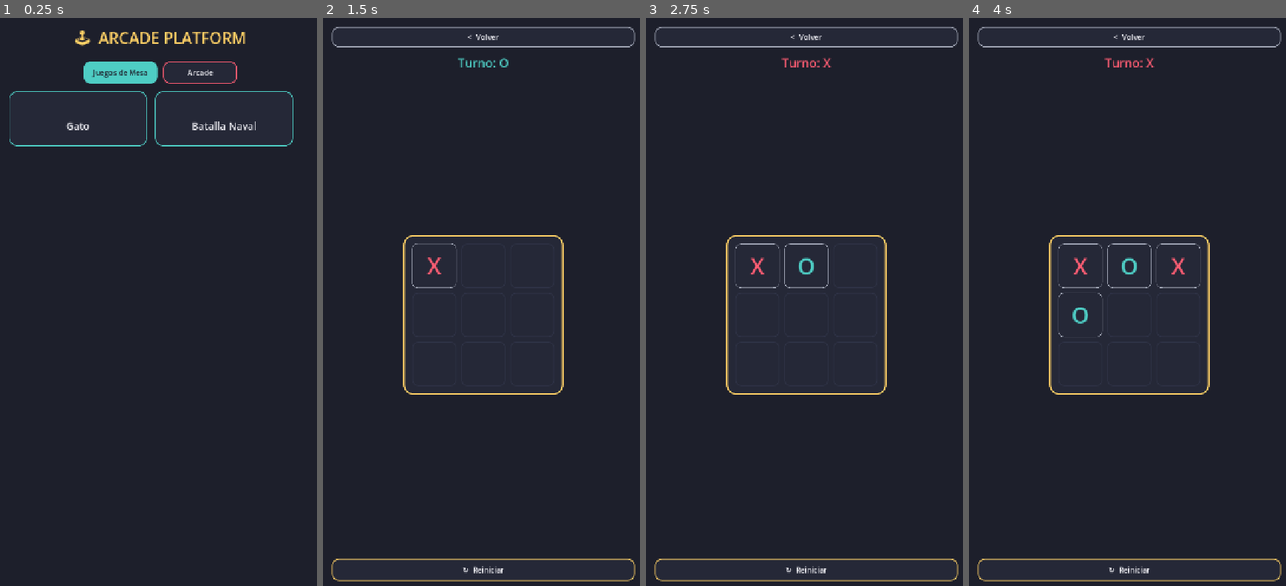
Above: before the commit, frames 1-4 (left to right).
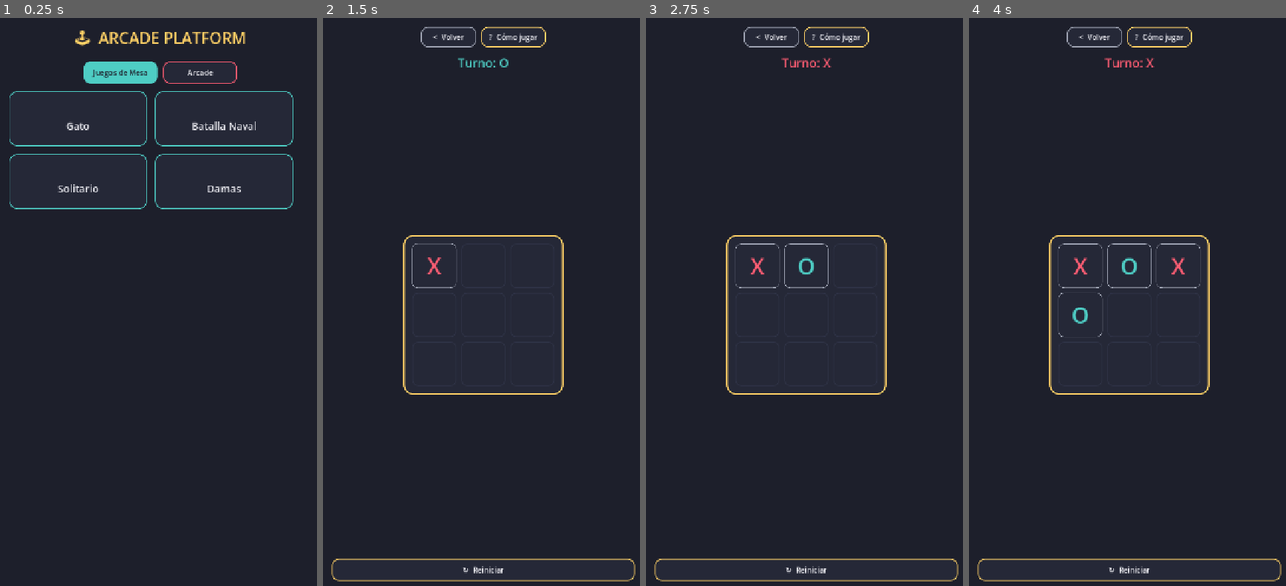
Above: after the commit, the same moments.

Repository: jfrodriguezva/Arcade
Game: Godot game, scene res://core/scenes/hub.tscn
Two runs of this game, one before a commit and one after it. Both use one fixed random seed, a clock stepped at 60 frames per second and the inputs below.
Inputs (mouse positions are in pixels of both pictures, inside the frame that each line leads up to):
- Up to frame 1 (0.25 s): no input
- Up to frame 2 (1.5 s): click "Gato" at 0.5 s; click (433, 267) at 1.27 s
- Up to frame 3 (2.75 s): click (807, 267) at 2.02 s
- Up to frame 4 (4 s): click (1178, 267) at 2.77 s; click (1079, 313) at 3.52 s

The runs differ from the first frame. In frame 1, 0.6% of the frame differs, in the area x 3-93%, y 23-34%; in frame 2, 0.7%, in the area x 2-99%, y 1-6%; in frame 3, 0.7%; in frame 4, 0.7%.

Commit message:
Boton "Como jugar" + Solitario y Damas
Se agrega UIKit.build_toolbar/add_help_button: cada juego ahora
tiene un dialogo con las reglas explicadas, accesible desde un
boton junto al de volver. Se retroalimenta Gato y Batalla Naval
con este patron.

Nuevos juegos de mesa:
- Solitario (Klondike simplificado: solo se mueve la carta superior
  de cada pila, para una interaccion por toques mas simple).
- Damas: reglas clasicas con captura por salto, coronacion a Reina
  y encadenado de capturas; IA de la maquina prioriza capturas.

Co-Authored-By: Claude Sonnet 5 <noreply@anthropic.com>

Diff:
--- a/core/autoload/game_manager.gd
+++ b/core/autoload/game_manager.gd
@@ -16,6 +16,20 @@
 		"title": "Batalla Naval",
 		"category": "mesa",
 		"scene": "res://games/board/battleship/battleship.tscn",
+		"enabled": true,
+	},
+	{
+		"id": "solitaire",
+		"title": "Solitario",
+		"category": "mesa",
+		"scene": "res://games/board/solitaire/solitaire.tscn",
+		"enabled": true,
+	},
+	{
+		"id": "checkers",
+		"title": "Damas",
+		"category": "mesa",
+		"scene": "res://games/board/checkers/checkers.tscn",
 		"enabled": true,
 	},
 ]
--- a/core/ui/ui_kit.gd
+++ b/core/ui/ui_kit.gd
@@ -58,3 +58,36 @@
 	var tween := node.create_tween()
 	node.scale = Vector2(0.7, 0.7)
 	tween.tween_property(node, "scale", Vector2.ONE, 0.18).set_trans(Tween.TRANS_BACK).set_ease(Tween.EASE_OUT)
+
+
+static func build_toolbar(vbox: BoxContainer, root: Control, help_title: String, help_body: String) -> void:
+	## Fila estándar de "< Volver" + "? Cómo jugar" para el encabezado de cada juego.
+	var toolbar := HBoxContainer.new()
+	toolbar.alignment = BoxContainer.ALIGNMENT_CENTER
+	toolbar.add_theme_constant_override("separation", 10)
+	vbox.add_child(toolbar)
+
+	var back_btn := Button.new()
+	back_btn.text = "<  Volver"
+	back_btn.custom_minimum_size = Vector2(120, 44)
+	style_button(back_btn, COLOR_TEXT_DIM)
+	back_btn.pressed.connect(func() -> void: GameManager.go_to_hub())
+	toolbar.add_child(back_btn)
+
+	add_help_button(toolbar, root, help_title, help_body)
+
+
+static func add_help_button(toolbar: Control, root: Control, title: String, body: String) -> void:
+	var dialog := AcceptDialog.new()
+	dialog.title = title
+	dialog.dialog_text = body
+	dialog.dialog_autowrap = true
+	dialog.size = Vector2i(440, 380)
+	root.add_child(dialog)
+
+	var btn := Button.new()
+	btn.text = "?  Cómo jugar"
+	btn.custom_minimum_size = Vector2(140, 44)
+	style_button(btn, COLOR_ACCENT_3)
+	btn.pressed.connect(func() -> void: dialog.popup_centered())
+	toolbar.add_child(btn)
--- a/games/board/battleship/battleship.gd
+++ b/games/board/battleship/battleship.gd
@@ -6,6 +6,16 @@
 const GAME_ID := "battleship"
 const GRID_SIZE := 8
 const FLEET := [4, 3, 2, 2] # tamaños de barco
+
+const HELP_TEXT := "Tu flota (arriba) se coloca al azar y siempre está visible. La flota enemiga (abajo) está oculta.
+
+Toca una celda de la grilla enemiga para disparar ahí:
+- 'X' rojo = impacto
+- '·' = agua (fallaste)
+
+Después de cada disparo tuyo, la máquina dispara una vez a tu flota. Si acierta, seguirá probando las celdas vecinas.
+
+Gana quien hunda primero las 4 naves del rival (tamaños 4, 3, 2 y 2)."
 
 var player_board: Array = [] # Array[Array[Dictionary{ship:bool, shot:bool}]]
 var enemy_board: Array = []
@@ -45,12 +55,7 @@
 	vbox.add_theme_constant_override("separation", 14)
 	margin.add_child(vbox)
 
-	var back_btn := Button.new()
-	back_btn.text = "<  Volver"
-	back_btn.custom_minimum_size = Vector2(120, 44)
-	UIKit.style_button(back_btn, UIKit.COLOR_TEXT_DIM)
-	back_btn.pressed.connect(func() -> void: GameManager.go_to_hub())
-	vbox.add_child(back_btn)
+	UIKit.build_toolbar(vbox, self, "Batalla Naval", HELP_TEXT)
 
 	status_label = UIKit.title_label("", 24, UIKit.COLOR_TEXT)
 	vbox.add_child(status_label)
--- /dev/null
+++ b/games/board/checkers/checkers.gd
@@ -0,0 +1,382 @@
+extends Control
+## Damas clásicas contra la máquina. Captura opcional (no es obligatorio
+## comer si puedes), pero si empiezas una captura y puedes encadenar otra
+## con la misma ficha, se te permite seguir de inmediato.
+
+const GAME_ID := "checkers"
+const SIZE := 8
+const DIRS := [Vector2i(1, 1), Vector2i(1, -1), Vector2i(-1, 1), Vector2i(-1, -1)]
+
+const HELP_TEXT := "Juegas con las fichas rosas (abajo) contra la máquina (fichas teal, arriba).
+
+- Toca una de tus fichas para seleccionarla.
+- Toca una casilla oscura vacía en diagonal para moverte ahí.
+- Si hay una ficha rival justo en diagonal y la casilla siguiente está vacía, salta sobre ella para comerla.
+- Si llegas al otro extremo del tablero, tu ficha se corona Reina (♛) y se mueve en diagonal hacia ambos lados.
+
+Gana quien deje al rival sin fichas o sin movimientos posibles."
+
+var board: Array = [] # board[y][x] = null o {"owner":"player"/"bot", "king":bool}
+var cell_buttons: Array = []
+var selected: Vector2i = Vector2i(-1, -1)
+var current_turn: String = "player"
+var game_over: bool = false
+
+var status_label: Label
+
+
+func _ready() -> void:
+	_build_ui()
+	_new_game()
+
+
+func _build_ui() -> void:
+	UIKit.apply_background(self)
+
+	var margin := MarginContainer.new()
+	margin.set_anchors_preset(Control.PRESET_FULL_RECT)
+	for side: String in ["margin_left", "margin_right", "margin_top", "margin_bottom"]:
+		margin.add_theme_constant_override(side, 24)
+	add_child(margin)
+
+	var vbox := VBoxContainer.new()
+	vbox.alignment = BoxContainer.ALIGNMENT_CENTER
+	vbox.add_theme_constant_override("separation", 14)
+	margin.add_child(vbox)
+
+	UIKit.build_toolbar(vbox, self, "Damas", HELP_TEXT)
+
+	status_label = UIKit.title_label("", 22, UIKit.COLOR_TEXT)
+	vbox.add_child(status_label)
+
+	var panel := PanelContainer.new()
+	panel.add_theme_stylebox_override("panel", UIKit.stylebox(UIKit.COLOR_PANEL, UIKit.COLOR_ACCENT_3, 16, 3))
+	var panel_margin := MarginContainer.new()
+	for side: String in ["margin_left", "margin_right", "margin_top", "margin_bottom"]:
+		panel_margin.add_theme_constant_override(side, 10)
+	panel.add_child(panel_margin)
+
+	var center := CenterContainer.new()
+	vbox.add_child(center)
+	center.add_child(panel)
+
+	var grid := GridContainer.new()
+	grid.columns = SIZE
+	grid.add_theme_constant_override("h_separation", 2)
+	grid.add_theme_constant_override("v_separation", 2)
+	panel_margin.add_child(grid)
+
+	for y in range(SIZE):
+		var row: Array = []
+		for x in range(SIZE):
+			var cell := Button.new()
+			cell.custom_minimum_size = Vector2(38, 38)
+			cell.add_theme_font_size_override("font_size", 20)
+			if (x + y) % 2 == 1:
+				cell.pressed.connect(_on_cell_pressed.bind(x, y))
+			else:
+				cell.disabled = true
+				cell.mouse_filter = Control.MOUSE_FILTER_IGNORE
+			grid.add_child(cell)
+			row.append(cell)
+		cell_buttons.append(row)
+
+	var restart_btn := Button.new()
+	restart_btn.text = "↻  Nueva partida"
+	restart_btn.custom_minimum_size = Vector2(200, 48)
+	UIKit.style_button(restart_btn, UIKit.COLOR_ACCENT_3)
+	restart_btn.pressed.connect(_new_game)
+	vbox.add_child(restart_btn)
+
+
+func _new_game() -> void:
+	board = []
+	for y in range(SIZE):
+		var row: Array = []
+		for x in range(SIZE):
+			row.append(null)
+		board.append(row)
+
+	for y in range(3):
+		for x in range(SIZE):
+			if (x + y) % 2 == 1:
+				board[y][x] = {"owner": "bot", "king": false}
+	for y in range(5, SIZE):
+		for x in range(SIZE):
+			if (x + y) % 2 == 1:
+				board[y][x] = {"owner": "player", "king": false}
+
+	selected = Vector2i(-1, -1)
+	current_turn = "player"
+	game_over = false
+	status_label.text = "Tu turno"
+	status_label.add_theme_color_override("font_color", UIKit.COLOR_ACCENT)
+	_redraw_all()
+
+
+func _redraw_all() -> void:
+	for y in range(SIZE):
+		for x in range(SIZE):
+			_style_square(x, y)
+
+
+func _style_square(x: int, y: int) -> void:
+	var cell: Button = cell_buttons[y][x]
+	var dark: bool = (x + y) % 2 == 1
+
+	if not dark:
+		cell.text = ""
+		var flat: StyleBoxFlat = UIKit.stylebox(UIKit.COLOR_BG, Color(0, 0, 0, 0), 4)
+		cell.add_theme_stylebox_override("normal", flat)
+		cell.add_theme_stylebox_override("disabled", flat)
+		return
+
+	var piece: Variant = board[y][x]
+	var is_selected: bool = selected == Vector2i(x, y)
+	var border: Color = UIKit.COLOR_ACCENT_3 if is_selected else Color(0, 0, 0, 0)
+	var bw: int = 3 if is_selected else 0
+	var sb: StyleBoxFlat = UIKit.stylebox(UIKit.COLOR_PANEL, border, 6, bw)
+	cell.add_theme_stylebox_override("normal", sb)
+	cell.add_theme_stylebox_override("hover", sb)
+	cell.add_theme_stylebox_override("disabled", sb)
+
+	if piece == null:
+		cell.text = ""
+	else:
+		cell.text = "♛" if piece["king"] else "●"
+		var color: Color = UIKit.COLOR_ACCENT if piece["owner"] == "player" else UIKit.COLOR_ACCENT_2
+		cell.add_theme_color_override("font_color", color)
+		cell.add_theme_color_override("font_disabled_color", color)
+
+
+func _direction_ok(owner: String, king: bool, dy: int) -> bool:
+	if king:
+		return true
+	if owner == "player":
+		return dy < 0
+	return dy > 0
+
+
+func _try_move(fx: int, fy: int, tx: int, ty: int, owner: String) -> String:
+	if tx < 0 or tx >= SIZE or ty < 0 or ty >= SIZE:
+		return "invalid"
+	if board[ty][tx] != null or (tx + ty) % 2 == 0:
+		return "invalid"
+
+	var piece: Variant = board[fy][fx]
+	if piece == null or piece["owner"] != owner:
+		return "invalid"
+
+	var dx: int = tx - fx
+	var dy: int = ty - fy
+
+	if abs(dx) == 1 and abs(dy) == 1:
+		if not _direction_ok(owner, piece["king"], dy):
+			return "invalid"
+		_apply_move(fx, fy, tx, ty)
+		return "move"
+
+	if abs(dx) == 2 and abs(dy) == 2:
+		if not _direction_ok(owner, piece["king"], dy):
+			return "invalid"
+		var mx: int = fx + dx / 2
+		var my: int = fy + dy / 2
+		var mid: Variant = board[my][mx]
+		if mid == null or mid["owner"] == owner:
+			return "invalid"
+		_apply_move(fx, fy, tx, ty)
+		board[my][mx] = null
+		return "capture"
+
+	return "invalid"
+
+
+func _apply_move(fx: int, fy: int, tx: int, ty: int) -> void:
+	var piece: Dictionary = board[fy][fx]
+	board[fy][fx] = null
+	if (piece["owner"] == "player" and ty == 0) or (piece["owner"] == "bot" and ty == SIZE - 1):
+		piece["king"] = true
+	board[ty][tx] = piece
+
+
+func _has_capture_from(x: int, y: int, owner: String) -> bool:
+	var piece: Variant = board[y][x]
+	if piece == null:
+		return false
+	for dir: Vector2i in DIRS:
+		if not _direction_ok(owner, piece["king"], dir.y):
+			continue
+		var mx: int = x + dir.x
+		var my: int = y + dir.y
+		var tx: int = x + dir.x * 2
+		var ty: int = y + dir.y * 2
+		if tx < 0 or tx >= SIZE or ty < 0 or ty >= SIZE:
+			continue
+		if board[ty][tx] != null:
+			continue
+		if mx < 0 or mx >= SIZE or my < 0 or my >= SIZE:
+			continue
+		var mid: Variant = board[my][mx]
+		if mid != null and mid["owner"] != owner:
+			return true
+	return false
+
+
+func _has_any_capture(owner: String) -> bool:
+	for y in range(SIZE):
+		for x in range(SIZE):
+			var piece: Variant = board[y][x]
+			if piece != null and piece["owner"] == owner and _has_capture_from(x, y, owner):
+				return true
+	return false
+
+
+func _has_any_move(owner: String) -> bool:
+	if _has_any_capture(owner):
+		return true
+	for y in range(SIZE):
+		for x in range(SIZE):
+			var piece: Variant = board[y][x]
+			if piece == null or piece["owner"] != owner:
+				continue
+			for dir: Vector2i in DIRS:
+				if not _direction_ok(owner, piece["king"], dir.y):
+					continue
+				var tx: int = x + dir.x
+				var ty: int = y + dir.y
+				if tx >= 0 and tx < SIZE and ty >= 0 and ty < SIZE and board[ty][tx] == null:
+					return true
+	return false
+
+
+func _count_pieces(owner: String) -> int:
+	var n := 0
+	for row: Array in board:
+		for cell: Variant in row:
+			if cell != null and cell["owner"] == owner:
+				n += 1
+	return n
+
+
+func _check_win() -> bool:
+	if _count_pieces("bot") == 0 or not _has_any_move("bot"):
+		_end_game(true)
+		return true
+	if _count_pieces("player") == 0 or not _has_any_move("player"):
+		_end_game(false)
+		return true
+	return false
+
+
+func _end_game(player_won: bool) -> void:
+	game_over = true
+	if player_won:
+		status_label.text = "¡Ganaste!"
+		status_label.add_theme_color_override("font_color", UIKit.COLOR_ACCENT_3)
+	else:
+		status_label.text = "Ganó la máquina"
+		status_label.add_theme_color_override("font_color", UIKit.COLOR_DANGER)
+	_record_result(player_won)
+
+
+func _record_result(won: bool) -> void:
+	var stats: Dictionary = SaveManager.get_game_data(GAME_ID)
+	var key: String = "wins" if won else "losses"
+	stats[key] = stats.get(key, 0) + 1
+	SaveManager.set_game_data(GAME_ID, stats)
+
+
+func _on_cell_pressed(x: int, y: int) -> void:
+	if game_over or current_turn != "player":
+		return
+
+	var piece: Variant = board[y][x]
+
+	if selected == Vector2i(-1, -1):
+		if piece != null and piece["owner"] == "player":
+			selected = Vector2i(x, y)
+			_redraw_all()
+		return
+
+	if piece != null and piece["owner"] == "player":
+		selected = Vector2i(x, y)
+		_redraw_all()
+		return
+
+	var result: String = _try_move(selected.x, selected.y, x, y, "player")
+	if result == "invalid":
+		selected = Vector2i(-1, -1)
+		_redraw_all()
+		return
+
+	if result == "capture" and _has_capture_from(x, y, "player"):
+		selected = Vector2i(x, y)
+		_redraw_all()
+		return
+
+	selected = Vector2i(-1, -1)
+	_redraw_all()
+
+	if _check_win():
+		return
+
+	current_turn = "bot"
+	status_label.text = "Turno de la máquina..."
+	status_label.add_theme_color_override("font_color", UIKit.COLOR_ACCENT_2)
+	await get_tree().create_timer(0.5).timeout
+	_bot_turn()
+
+
+func _pick_bot_move() -> Variant:
+	var captures: Array = []
+	var moves: Array = []
+
+	for y in range(SIZE):
+		for x in range(SIZE):
+			var piece: Variant = board[y][x]
+			if piece == null or piece["owner"] != "bot":
+				continue
+			for dir: Vector2i in DIRS:
+				if not _direction_ok("bot", piece["king"], dir.y):
+					continue
+				var sx: int = x + dir.x
+				var sy: int = y + dir.y
+				if sx >= 0 and sx < SIZE and sy >= 0 and sy < SIZE and board[sy][sx] == null:
+					moves.append({"from": Vector2i(x, y), "to": Vector2i(sx, sy)})
+
+				var tx: int = x + dir.x * 2
+				var ty: int = y + dir.y * 2
+				if tx >= 0 and tx < SIZE and ty >= 0 and ty < SIZE and board[ty][tx] == null:
+					var mid: Variant = board[sy][sx]
+					if mid != null and mid["owner"] == "player":
+						captures.append({"from": Vector2i(x, y), "to": Vector2i(tx, ty)})
+
+	if not captures.is_empty():
+		return captures[randi() % captures.size()]
+	if not moves.is_empty():
+		return moves[randi() % moves.size()]
+	return null
+
+
+func _bot_turn() -> void:
+	var move: Variant = _pick_bot_move()
+	if move == null:
+		_check_win()
+		return
+
+	var from: Vector2i = move["from"]
+	var to: Vector2i = move["to"]
+	var result: String = _try_move(from.x, from.y, to.x, to.y, "bot")
+	_redraw_all()
+
+	if result == "capture" and _has_capture_from(to.x, to.y, "bot"):
+		await get_tree().create_timer(0.4).timeout
+		_bot_turn()
+		return
+
+	if _check_win():
+		return
+
+	current_turn = "player"
+	status_label.text = "Tu turno"
+	status_label.add_theme_color_override("font_color", UIKit.COLOR_ACCENT)
--- /dev/null
+++ b/games/board/checkers/checkers.tscn
@@ -0,0 +1,12 @@
+[gd_scene load_steps=2 format=3]
+
+[ext_resource type="Script" path="res://games/board/checkers/checkers.gd" id="1"]
+
+[node name="Checkers" type="Control"]
+layout_mode=3
+anchors_preset=15
+anchor_right=1.0
+anchor_bottom=1.0
+grow_horizontal=2
+grow_vertical=2
+script=ExtResource("1")
--- /dev/null
+++ b/games/board/solitaire/solitaire.gd
@@ -0,0 +1,324 @@
+extends Control
+## Solitario Klondike simplificado: solo se puede tomar y mover la carta
+## de hasta arriba de cada pila (no secuencias completas). Sigue siendo
+## un solitario completo y jugable, solo más fácil de operar por toques.
+
+const GAME_ID := "solitaire"
+const SUITS := ["♠", "♥", "♦", "♣"]
+const RED_SUITS := ["♥", "♦"]
+
+const HELP_TEXT := "Objetivo: enviar las 52 cartas a los 4 fundamentos (arriba a la derecha), ordenadas por palo de As a Rey.
+
+- Toca el mazo (arriba a la izquierda) para robar una carta.
+- Toca la carta de hasta arriba de una columna o del descarte para seleccionarla (queda con borde amarillo).
+- Toca otra columna para moverla ahí, si el color alterna (rojo/negro) y el número es uno menos.
+- Toca un fundamento para enviarla si sigue la secuencia A, 2, 3... del mismo palo.
+- Solo se mueve la carta superior de cada pila (versión simplificada, sin arrastrar secuencias)."
+
+var stock: Array = []
+var waste: Array = []
+var foundations: Dictionary = {}
+var tableau: Array = []
+var selected: Dictionary = {}
+
+var status_label: Label
+var stock_btn: Button
+var waste_btn: Button
+var foundation_buttons: Dictionary = {}
+var tableau_containers: Array = []
+
+
+func _ready() -> void:
+	_build_ui()
+	_new_game()
+
+
+func _build_ui() -> void:
+	UIKit.apply_background(self)
+
+	var scroll := ScrollContainer.new()
+	scroll.set_anchors_preset(Control.PRESET_FULL_RECT)
+	add_child(scroll)
+
+	var margin := MarginContainer.new()
+	for side: String in ["margin_left", "margin_right", "margin_top", "margin_bottom"]:
+		margin.add_theme_constant_override(side, 20)
+	scroll.add_child(margin)
+
+	var vbox := VBoxContainer.new()
+	vbox.add_theme_constant_override("separation", 12)
+	margin.add_child(vbox)
+
+	UIKit.build_toolbar(vbox, self, "Solitario", HELP_TEXT)
+
+	status_label = UIKit.title_label("", 18, UIKit.COLOR_TEXT)
+	vbox.add_child(status_label)
+
+	var top_row := HBoxContainer.new()
+	top_row.alignment = BoxContainer.ALIGNMENT_CENTER
+	top_row.add_theme_constant_override("separation", 8)
+	vbox.add_child(top_row)
+
+	stock_btn = _make_card_button()
+	stock_btn.pressed.connect(_on_stock_pressed)
+	top_row.add_child(stock_btn)
+
+	waste_btn = _make_card_button()
+	waste_btn.pressed.connect(_on_waste_pressed)
+	top_row.add_child(waste_btn)
+
+	var spacer := Control.new()
+	spacer.custom_minimum_size = Vector2(20, 1)
+	top_row.add_child(spacer)
+
+	for suit: String in SUITS:
+		var f_btn := _make_card_button()
+		f_btn.pressed.connect(_on_foundation_pressed.bind(suit))
+		top_row.add_child(f_btn)
+		foundation_buttons[suit] = f_btn
+
+	var tableau_row := HBoxContainer.new()
+	tableau_row.add_theme_constant_override("separation", 6)
+	vbox.add_child(tableau_row)
+
+	for col in range(7):
+		var col_control := Control.new()
+		col_control.custom_minimum_size = Vector2(72, 460)
+		tableau_row.add_child(col_control)
+		tableau_containers.append(col_control)
+
+	var restart_btn := Button.new()
+	restart_btn.text = "↻  Nueva partida"
+	restart_btn.custom_minimum_size = Vector2(200, 48)
+	UIKit.style_button(restart_btn, UIKit.COLOR_ACCENT_3)
+	restart_btn.pressed.connect(_new_game)
+	vbox.add_child(restart_btn)
+
+
+func _make_card_button() -> Button:
+	var btn := Button.new()
+	btn.custom_minimum_size = Vector2(64, 90)
+	btn.add_theme_font_size_override("font_size", 18)
+	UIKit.style_button(btn, UIKit.COLOR_BG_LIGHT, 10)
+	return btn
+
+
+func _build_deck() -> Array:
+	var deck: Array = []
+	for suit: String in SUITS:
+		for rank in range(1, 14):
+			deck.append({"suit": suit, "rank": rank})
+	deck.shuffle()
+	return deck
+
+
+func _new_game() -> void:
+	selected = {}
+	foundations = {"♠": [], "♥": [], "♦": [], "♣": []}
+	tableau.clear()
+
+	var deck := _build_deck()
+	for col in range(7):
+		var pile: Array = []
+		for i in range(col + 1):
+			pile.append(deck.pop_back())
+		tableau.append(pile)
+
+	stock = deck
+	waste.clear()
+
+	status_label.text = "Toca el mazo para robar y arma las secuencias"
+	status_label.add_theme_color_override("font_color", UIKit.COLOR_TEXT)
+	_redraw_all()
+
+
+func _rank_label(rank: int) -> String:
+	match rank:
+		1: return "A"
+		11: return "J"
+		12: return "Q"
+		13: return "K"
+		_: return str(rank)
+
+
+func _redraw_all() -> void:
+	if stock.is_empty():
+		_render_empty(stock_btn, "↻")
+	else:
+		_render_back(stock_btn)
+
+	if waste.is_empty():
+		_render_empty(waste_btn, "")
+	else:
+		_render_card(waste_btn, waste.back(), selected.get("source", "") == "waste")
+	waste_btn.disabled = waste.is_empty()
+
+	for suit: String in SUITS:
+		var pile: Array = foundations[suit]
+		var btn: Button = foundation_buttons[suit]
+		if pile.is_empty():
+			_render_empty(btn, suit)
+		else:
+			_render_card(btn, pile.back())
+
+	for col in range(7):
+		var container: Control = tableau_containers[col]
+		for child: Node in container.get_children():
+			child.queue_free()
+
+		var pile: Array = tableau[col]
+		if pile.is_empty():
+			var placeholder := _make_card_button()
+			_render_empty(placeholder, "K")
+			placeholder.position = Vector2.ZERO
+			placeholder.pressed.connect(_on_tableau_pressed.bind(col))
+			container.add_child(placeholder)
+			continue
+
+		for i in range(pile.size()):
+			var y := i * 24
+			if i == pile.size() - 1:
+				var btn := _make_card_button()
+				var is_selected: bool = selected.get("source", "") == "tableau" and selected.get("col", -1) == col
+				_render_card(btn, pile[i], is_selected)
+				btn.position = Vector2(0, y)
+				btn.pressed.connect(_on_tableau_pressed.bind(col))
+				container.add_child(btn)
+			else:
+				var strip := Panel.new()
+				strip.custom_minimum_size = Vector2(64, 24)
+				strip.size = Vector2(64, 24)
+				strip.add_theme_stylebox_override("panel", UIKit.stylebox(UIKit.COLOR_ACCENT_2, Color(0, 0, 0, 0), 6))
+				strip.position = Vector2(0, y)
+				container.add_child(strip)
+
+
+func _render_card(btn: Button, card: Dictionary, highlighted: bool = false) -> void:
+	var is_red: bool = RED_SUITS.has(card["suit"])
+	btn.text = "%s\n%s" % [_rank_label(card["rank"]), card["suit"]]
+	btn.disabled = false
+	UIKit.style_button(btn, UIKit.COLOR_PANEL, 10)
+	var border: Color = UIKit.COLOR_ACCENT_3 if highlighted else UIKit.COLOR_PANEL
+	btn.add_theme_stylebox_override("normal", UIKit.stylebox(UIKit.COLOR_PANEL, border, 10, 3 if highlighted else 1))
+	var color: Color = UIKit.COLOR_ACCENT if is_red else UIKit.COLOR_TEXT
+	btn.add_theme_color_override("font_color", color)
+	btn.add_theme_color_override("font_hover_color", color)
+	btn.add_theme_color_override("font_disabled_color", color)
+
+
+func _render_empty(btn: Button, hint: String) -> void:
+	btn.text = hint
+	btn.disabled = false
+	UIKit.style_button(btn, UIKit.COLOR_BG_LIGHT, 10)
+
+
+func _render_back(btn: Button) -> void:
+	btn.text = "🂠"
+	btn.disabled = false
+	UIKit.style_button(btn, UIKit.COLOR_ACCENT_2, 10)
+
+
+func _on_stock_pressed() -> void:
+	if stock.is_empty():
+		waste.reverse()
+		stock = waste.duplicate()
+		waste.clear()
+	else:
+		waste.append(stock.pop_back())
+	selected = {}
+	_redraw_all()
+
+
+func _on_waste_pressed() -> void:
+	if waste.is_empty():
+		return
+	if selected.get("source", "") == "waste":
+		selected = {}
+	else:
+		selected = {"source": "waste", "card": waste.back()}
+	_redraw_all()
+
+
+func _on_tableau_pressed(col: int) -> void:
+	var pile: Array = tableau[col]
+
+	if selected.is_empty():
+		if pile.is_empty():
+			return
+		selected = {"source": "tableau", "col": col, "card": pile.back()}
+		_redraw_all()
+		return
+
+	if selected.get("source", "") == "tableau" and selected.get("col", -1) == col:
+		selected = {}
+		_redraw_all()
+		return
+
+	var card: Dictionary = selected["card"]
+	var can_place := false
+	if pile.is_empty():
+		can_place = card["rank"] == 13
+	else:
+		var top: Dictionary = pile.back()
+		var top_red: bool = RED_SUITS.has(top["suit"])
+		var card_red: bool = RED_SUITS.has(card["suit"])
+		can_place = top_red != card_red and top["rank"] == card["rank"] + 1
+
+	if can_place:
+		_remove_selected_card()
+		tableau[col].append(card)
+		selected = {}
+		_redraw_all()
+		_check_win()
+	elif not pile.is_empty():
+		selected = {"source": "tableau", "col": col, "card": pile.back()}
+		_redraw_all()
+	else:
+		selected = {}
+		_redraw_all()
+
+
+func _on_foundation_pressed(suit: String) -> void:
+	if selected.is_empty():
+		return
+
+	var card: Dictionary = selected["card"]
+	if card["suit"] != suit:
+		selected = {}
+		_redraw_all()
+		return
+
+	var pile: Array = foundations[suit]
+	var needed_rank: int = pile.size() + 1
+	if card["rank"] == needed_rank:
+		_remove_selected_card()
+		foundations[suit].append(card)
+		selected = {}
+		_redraw_all()
+		_check_win()
+	else:
+		selected = {}
+		_redraw_all()
+
+
+func _remove_selected_card() -> void:
+	if selected["source"] == "waste":
+		waste.pop_back()
+	else:
+		var col: int = selected["col"]
+		tableau[col].pop_back()
+
+
+func _check_win() -> void:
+	for suit: String in SUITS:
+		if foundations[suit].size() < 13:
+			return
+	status_label.text = "¡Ganaste! Las 4 secuencias están completas"
+	status_label.add_theme_color_override("font_color", UIKit.COLOR_ACCENT_3)
+	_record_result()
+
+
+func _record_result() -> void:
+	var stats: Dictionary = SaveManager.get_game_data(GAME_ID)
+	stats["wins"] = stats.get("wins", 0) + 1
+	SaveManager.set_game_data(GAME_ID, stats)
--- /dev/null
+++ b/games/board/solitaire/solitaire.tscn
@@ -0,0 +1,12 @@
+[gd_scene load_steps=2 format=3]
+
+[ext_resource type="Script" path="res://games/board/solitaire/solitaire.gd" id="1"]
+
+[node name="Solitaire" type="Control"]
+layout_mode=3
+anchors_preset=15
+anchor_right=1.0
+anchor_bottom=1.0
+grow_horizontal=2
+grow_vertical=2
+script=ExtResource("1")
--- a/games/board/tictactoe/tic_tac_toe.gd
+++ b/games/board/tictactoe/tic_tac_toe.gd
@@ -12,6 +12,12 @@
 	"X": Color(1.0, 0.365, 0.451),   # rosa/rojo (UIKit.COLOR_ACCENT)
 	"O": Color(0.306, 0.804, 0.769), # teal (UIKit.COLOR_ACCENT_2)
 }
+
+const HELP_TEXT := "Se juega por turnos entre 2 personas en el mismo dispositivo.
+
+Empieza el jugador X. Toca una celda vacía para marcarla con tu símbolo.
+
+Gana quien logre alinear 3 símbolos iguales en fila, columna o diagonal. Si el tablero se llena sin ganador, es empate."
 
 var board: Array[String] = []
 var current_player: String = "X"
@@ -42,12 +48,7 @@
 	vbox.add_theme_constant_override("separation", 16)
 	margin.add_child(vbox)
 
-	var back_btn := Button.new()
-	back_btn.text = "<  Volver"
-	back_btn.custom_minimum_size = Vector2(120, 44)
-	UIKit.style_button(back_btn, UIKit.COLOR_TEXT_DIM)
-	back_btn.pressed.connect(func() -> void: GameManager.go_to_hub())
-	vbox.add_child(back_btn)
+	UIKit.build_toolbar(vbox, self, "Gato", HELP_TEXT)
 
 	status_label = UIKit.title_label("", 26, UIKit.COLOR_TEXT)
 	vbox.add_child(status_label)
Not shown, added: games/board/checkers/checkers.gd.uid
Not shown, added: games/board/solitaire/solitaire.gd.uid
